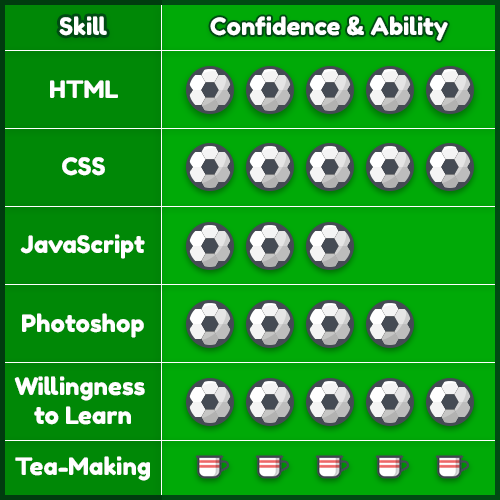
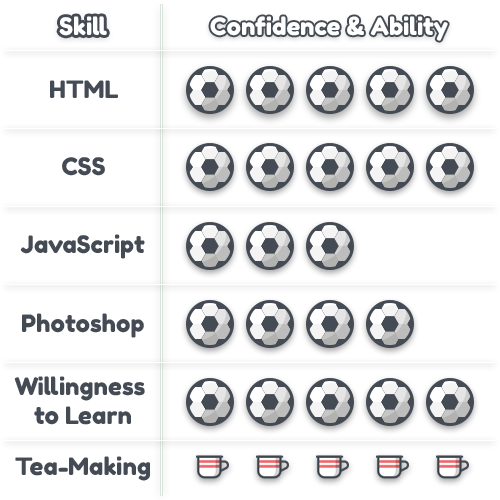
Revision of a layered 500 × 500 image; what changed, layer by layer:
painted on "Tea-Making" (2nd of 2, in "Tea-Making") over (15, 456, 150, 481)
painted on "Willingness to Learn" over (14, 376, 145, 425)
painted on "Photoshop" (2nd of 2, in "Photoshop") over (22, 313, 144, 338)
painted on "JavaScript" (2nd of 2, in "JavaScript") over (20, 234, 145, 259)
painted on "CSS" (2nd of 2, in "CSS") over (62, 157, 105, 176)
painted on "HTML" (2nd of 2, in "HTML") over (50, 80, 118, 98)
hid "Layer 2" over (0, 0, 162, 500)
hid "Layer 1" over (0, 0, 500, 500)
